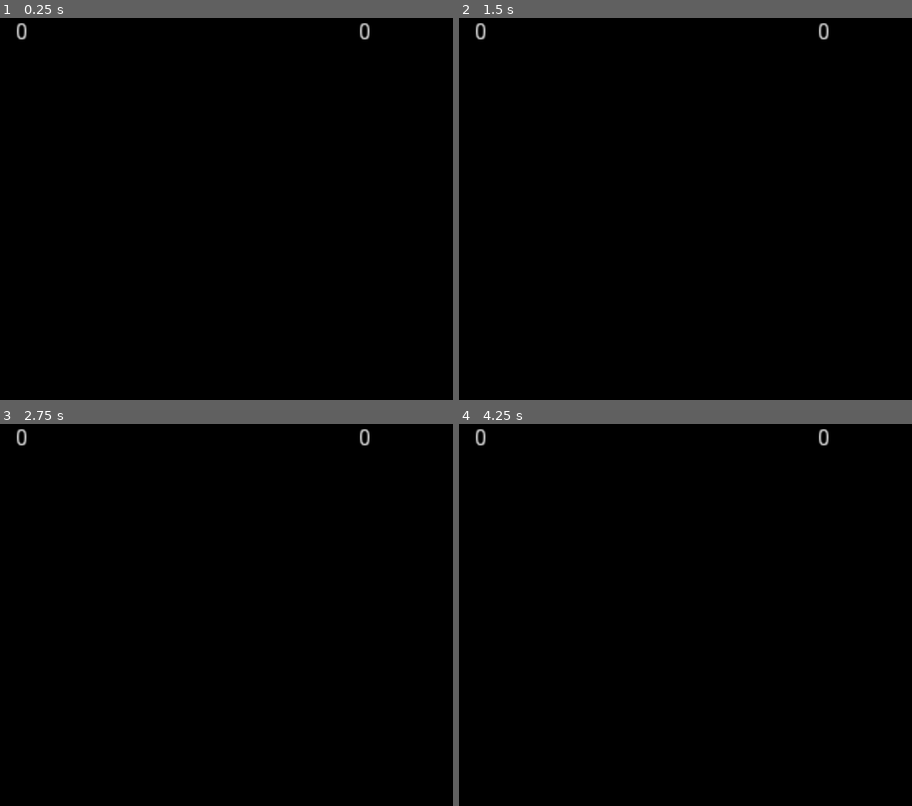
Above: before the commit, frames 1-4 (two rows, left to right).
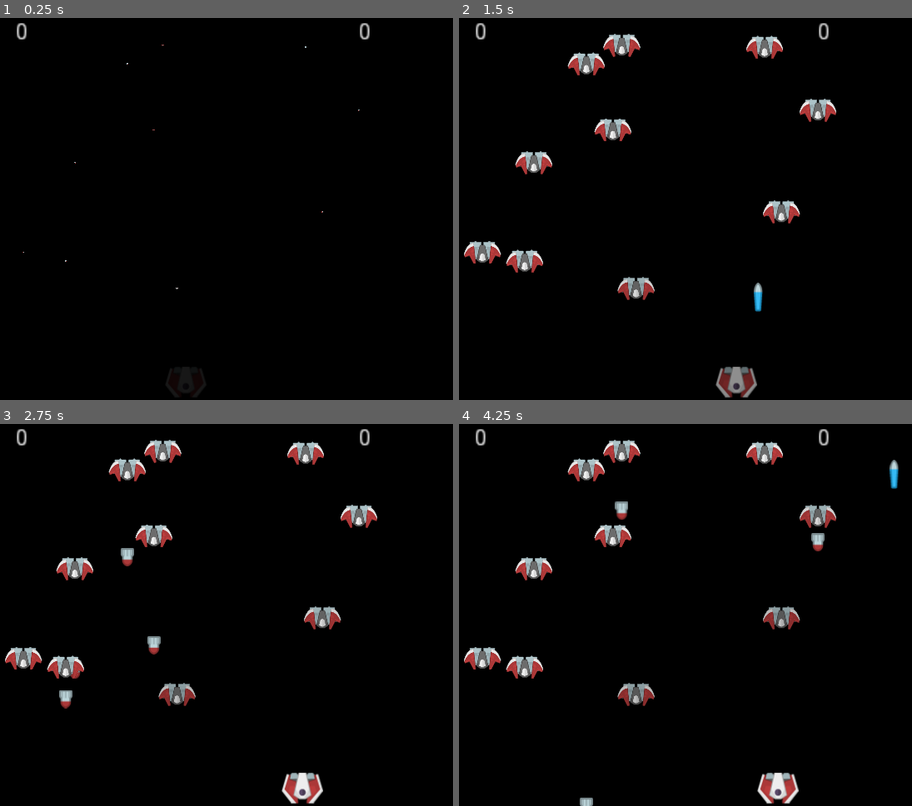
Above: after the commit, the same moments.

Repository: danboid/VGAces
Game: Godot game, scene res://Main.tscn
Same seed, same stepped clock (60 frames per second), same inputs: the game is played once before the commit and once after it.
Inputs:
- Up to frame 1 (0.25 s): no input
- Up to frame 2 (1.5 s): hold Right (ui_right) 0.53-1.28 s; hold Space (ui_select) 0.53-1.28 s; hold Left (ui_left) from 1.28 s (still down); tap Space (ui_select) at 1.35 s
- Up to frame 3 (2.75 s): tap Space (ui_select) at 1.52, 1.82 s; release Left (ui_left) at 2.03 s; hold Right (ui_right) from 2.03 s (still down); hold Space (ui_select) from 2.03 s (still down)
- Up to frame 4 (4.25 s): release Space (ui_select) at 2.78 s; tap Space (ui_select) at 2.85, 3.02, 3.32 s; release Right (ui_right) at 3.53 s; hold Left (ui_left) from 3.53 s (still down); hold Space (ui_select) from 3.53 s (still down)

The runs differ from the first frame. In frame 1, less than 0.1% of the frame differs, in the area x 4-80%, y 6-72%; in frame 2, 4.3%; in frame 3, 4.5%; in frame 4, 4.6%, in the area x 1-98%, y 4-100%.
Error before the commit: Parse Error: Mixed tabs and spaces in indentation. (res://Main.gd:43)

Commit message:
Replace space indentation with tabs

Diff:
--- a/Main.gd
+++ b/Main.gd
@@ -33,41 +33,38 @@
 	ovnitimer.start()
 
 func _process(delta):
-    velocity = Vector2()
-    if Input.is_action_pressed("ui_right"):
-        velocity.x += 1
-    if Input.is_action_pressed("ui_left"):
-        velocity.x -= 1
-    if Input.is_action_pressed("ui_select"):
-	    if spacepressed == false:
-            fire()
-            spacepressed = true
-    else:
-        spacepressed = false
+	velocity = Vector2()
+	if Input.is_action_pressed("ui_right"):
+		velocity.x += 1
+	if Input.is_action_pressed("ui_left"):
+		velocity.x -= 1
+	if Input.is_action_pressed("ui_select"):
+		if spacepressed == false:
+			fire()
+			spacepressed = true
+	else:
+		spacepressed = false
 
-    if velocity.length() > 0:
-        velocity = velocity.normalized() * speed
-    if has_node("Player"):
-        $Player.position += velocity * delta
-        $Player.position.x = clamp($Player.position.x, 0, screensize.x)
-        $Player.position.y = clamp($Player.position.y, 0, screensize.y)
+	if velocity.length() > 0:
+		velocity = velocity.normalized() * speed
+	if has_node("Player"):
+		$Player.position += velocity * delta
+		$Player.position.x = clamp($Player.position.x, 0, screensize.x)
+		$Player.position.y = clamp($Player.position.y, 0, screensize.y)
 
-    var missid = 0
-    for miss in pmissarray:
-        # Move player missiles up the screen
-        var pmisspos = get_node(miss).get_position()
-        pmisspos.y = pmisspos.y -500 * delta
-        get_node(miss).set_position(pmisspos)
-		# Remove missiles that fly off screen
-        if pmisspos.y < 0:
-            get_node(miss).queue_free()
-            pmissarray.remove(missid)
-        missid = missid + 1
+	var missid = 0
+	for miss in pmissarray:
+		var pmisspos = get_node(miss).get_position()
+		pmisspos.y = pmisspos.y -500 * delta
+		get_node(miss).set_position(pmisspos)
+		if pmisspos.y < 0:
+			get_node(miss).queue_free()
+			pmissarray.remove(missid)
+		missid = missid + 1
 
-
-    if veloncount == 3:
-        veloncount += 7
-        spawn_velons(veloncount)
+	if veloncount == 3:
+		veloncount += 7
+		spawn_velons(veloncount)
 
 func fire():
 	if has_node("Player"):
--- a/Velon.gd
+++ b/Velon.gd
@@ -39,12 +39,12 @@
 	timer.start()
 
 func bomb():
-    var bomb = Bomb.instance()
-    bomb.set_name("bomb")
-    bombpos.y = nmepos.y + 25
-    bombpos.x = nmepos.x
-    add_child(bomb)
-    get_node("bomb").set_position(bombpos)
+	var bomb = Bomb.instance()
+	bomb.set_name("bomb")
+	bombpos.y = nmepos.y + 25
+	bombpos.x = nmepos.x
+	add_child(bomb)
+	get_node("bomb").set_position(bombpos)
 
 func _on_Velon_area_entered(area):
 	alph -= .1
